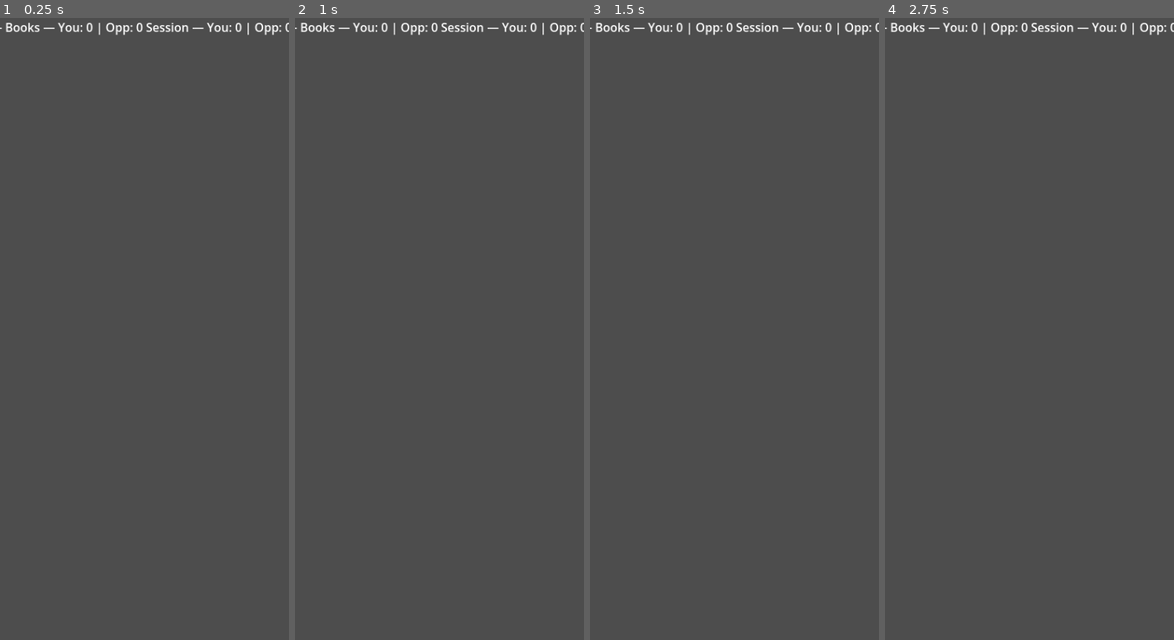
Above: before the commit, frames 1-4 (left to right).
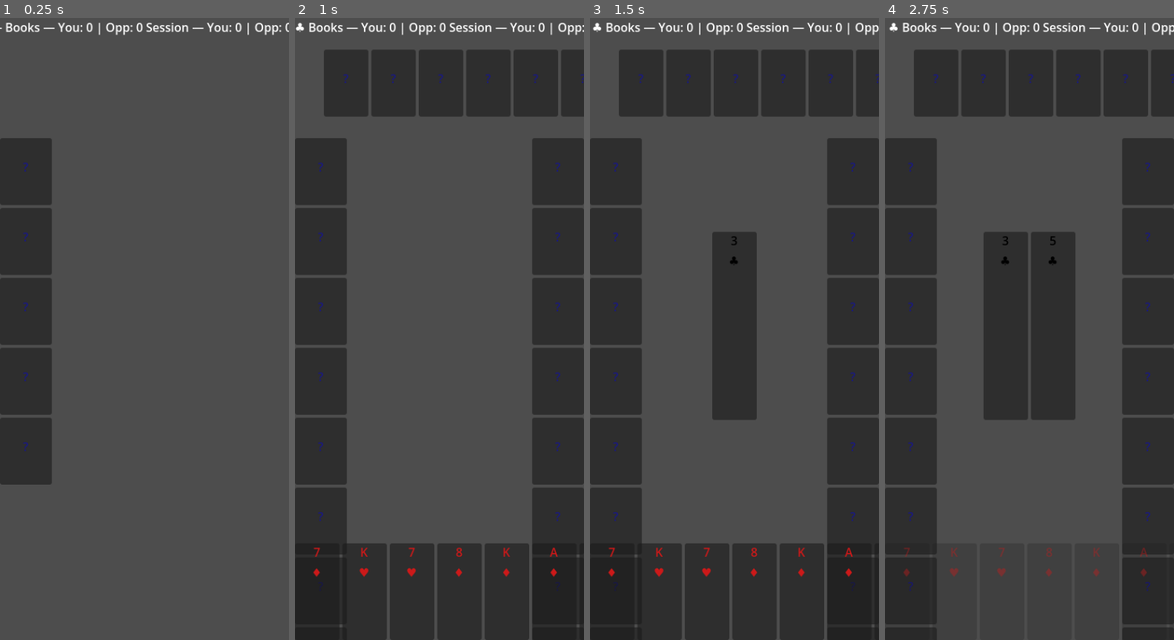
Above: after the commit, the same moments.

Repository: randyramsaywack/trump-mobile-card-game
Game: Godot game, scene res://scenes/game_table.tscn
Same seed, same stepped clock (60 frames per second), same inputs: the game is played once before the commit and once after it. The project has no main scene, so this scene is started directly.
Inputs (mouse positions are in pixels of both pictures, inside the frame that each line leads up to):
- Up to frame 1 (0.25 s): no input
- Up to frame 2 (1 s): tap Enter at 0.5 s; move the mouse to (503, 297) at 0.52 s; click (503, 297) at 0.67 s
- Up to frame 3 (1.5 s): tap Space at 1.25 s; move the mouse to (676, 360) at 1.27 s; click (676, 360) at 1.42 s
- Up to frame 4 (2.75 s): tap Enter at 2 s; move the mouse to (1058, 185) at 2.02 s; click (1058, 185) at 2.17 s

The runs differ from the first frame. In frame 1, 9.5% of the frame differs, in the area x 0-18%, y 19-76%; in frame 2, 47%; in frame 3, 52%, in the area x 0-100%, y 0-100%; in frame 4, 47%.
Error before the commit: Parse Error: Invalid argument for "add_child()" function: argument 1 should be "Node" but is "RoundManager". (res://autoloads/game_state.gd:16)
Error after the commit: Assertion failed: Cannot get winner of incomplete trick (res://scripts/trick.gd:23)

Commit message:
fix: integration fixes — parse errors, card UI timing, dealing logic, trump selector visibility
- Add `extends Node` to RoundManager (was missing, caused add_child() parse error)
- Fix `_team_dealer` dict lookup type inference error (explicit `int` annotation)
- Add null guard in GameState._process() before calling round_manager.tick()
- Fix CardUI to defer label population to _ready() so @onready nodes are available
- Fix _do_deal_remaining(): target for all players is 13, not 8 for trump selector
- Only show trump selector overlay when human player (seat 0) is selecting trump

Co-Authored-By: Claude Sonnet 4.6 <noreply@anthropic.com>

Diff:
--- a/autoloads/game_state.gd
+++ b/autoloads/game_state.gd
@@ -17,7 +17,8 @@
 	round_manager.round_ended.connect(_on_round_ended)
 
 func _process(delta: float) -> void:
-	round_manager.tick(delta)
+	if round_manager != null:
+		round_manager.tick(delta)
 
 ## Start a fresh session: reset session wins, randomize dealer, begin first round.
 func start_session() -> void:
@@ -50,7 +51,7 @@
 
 ## Alternate between the two seats of the losing team.
 func _rotate_dealer(losing_team: int) -> void:
-	var current := _team_dealer[losing_team]
+	var current: int = _team_dealer[losing_team]
 	var team_seats: Array[int] = [0, 1] if losing_team == 0 else [2, 3]
 	var other_seat: int = team_seats[1] if current == team_seats[0] else team_seats[0]
 	_team_dealer[losing_team] = other_seat
--- a/scripts/round_manager.gd
+++ b/scripts/round_manager.gd
@@ -1,4 +1,5 @@
 class_name RoundManager
+extends Node
 
 signal hand_dealt(seat_index: int, cards: Array)
 signal trump_selection_needed(seat_index: int, initial_cards: Array)
@@ -77,9 +78,8 @@
 
 func _do_deal_remaining() -> void:
 	# Each player needs 13 cards total.
-	# Trump selector already has 5, needs 8 more. Others need 13.
+	# Trump selector already has 5 — the target for all players is 13.
 	var needs: Array[int] = [13, 13, 13, 13]
-	needs[trump_selector_seat] = 8
 
 	# Deal clockwise starting from trump selector until all hands are full
 	var seat := trump_selector_seat
--- a/scripts/ui/card_ui.gd
+++ b/scripts/ui/card_ui.gd
@@ -6,6 +6,7 @@
 var card_data: Card = null
 var _is_valid: bool = true
 var _is_selected: bool = false
+var _face_up: bool = true  # cached until _ready() runs
 
 signal card_tapped(card: Card)
 
@@ -18,10 +19,22 @@
 
 func setup(c: Card, face_up: bool = true) -> void:
 	card_data = c
-	if face_up:
-		_show_face()
-	else:
-		_show_back()
+	_face_up = face_up
+	# If already in the scene tree, update labels immediately.
+	# Otherwise _ready() will call this again after @onready vars are set.
+	if is_inside_tree():
+		if face_up:
+			_show_face()
+		else:
+			_show_back()
+
+func _ready() -> void:
+	# Apply display now that @onready nodes are available
+	if card_data != null:
+		if _face_up:
+			_show_face()
+		else:
+			_show_back()
 
 func _show_face() -> void:
 	rank_label.text = Card.RANK_NAMES[card_data.rank]
--- a/scripts/ui/game_table_ui.gd
+++ b/scripts/ui/game_table_ui.gd
@@ -60,7 +60,8 @@
 		container.add_child(card_node)
 
 func _on_trump_selection_needed(seat: int, initial_cards: Array) -> void:
-	if _trump_selector_overlay != null:
+	# Only show the human trump selection UI when the human player (seat 0) is selecting
+	if seat == 0 and _trump_selector_overlay != null:
 		_trump_selector_overlay.call("show_for_human", initial_cards)
 		_trump_selector_overlay.visible = true
 
